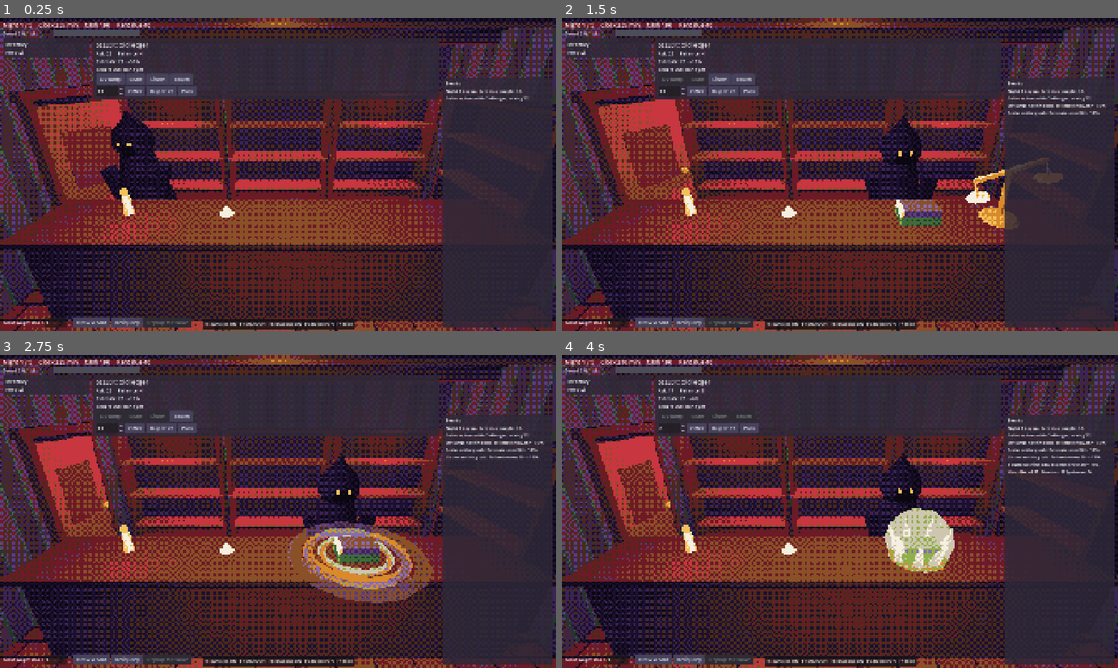
Above: before the commit, frames 1-4 (two rows, left to right).
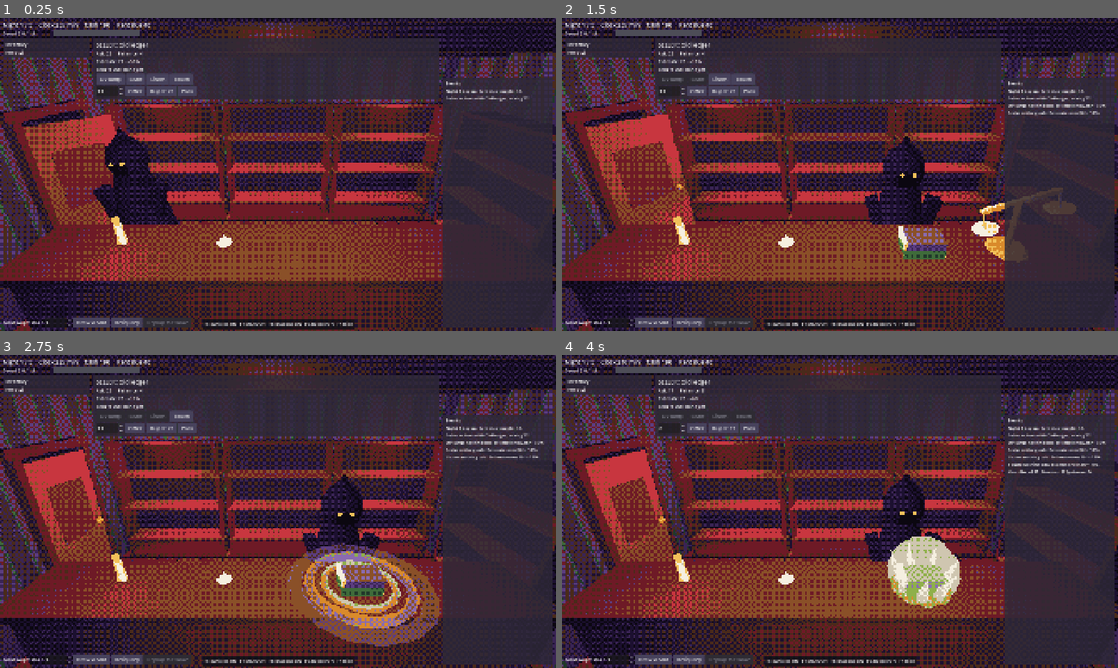
Above: after the commit, the same moments.

Repository: Proximo0/CursedPawn
Game: Godot game, scene res://game/shop/shop_debug.tscn
Same seed, same stepped clock (60 frames per second), same inputs: the game is played once before the commit and once after it.
Inputs:
- Up to frame 1 (0.25 s): no input
- Up to frame 2 (1.5 s): click "UV lamp" at 0.5 s; click "Scale" at 1.25 s
- Up to frame 3 (2.75 s): click "Listen" at 2 s
- Up to frame 4 (4 s): click "Touch" at 2.75 s; click "Offer" at 3.5 s

The runs differ from the first frame. In frame 1, 42% of the frame differs, in the area x 0-100%, y 0-100%; in frame 2, 44%; in frame 3, 45%; in frame 4, 44%.

Commit message:
Room camera higher and further in so the counter no longer fills the frame
Co-Authored-By: Claude Opus 5.5 <noreply@anthropic.com>
Claude-Session: https://claude.ai/code/session_015fEAdbQ2FPPh8HLp7SgFtw

Diff:
--- a/game/room/shop_room.gd
+++ b/game/room/shop_room.gd
@@ -22,8 +22,8 @@
 const DOOR_POS := Vector3(-2.55, 0.0, -1.2)
 const DOOR_HINGE := Vector3(-2.96, 0.0, -0.7)
 const DOOR_OPEN_ANGLE: float = -1.45
-const CAMERA_POS := Vector3(0.0, 2.5, 2.45)
-const CAMERA_LOOK := Vector3(0.0, 1.0, -1.3)
+const CAMERA_POS := Vector3(0.0, 2.75, 2.2)
+const CAMERA_LOOK := Vector3(0.0, 1.15, -1.6)
 const CAMERA_FOV: float = 62.0
 const BOARD_TOPS: Array[float] = [0.42, 1.02, 1.62]
 const TIER_ORDER: Array[int] = [1, 2, 0]
